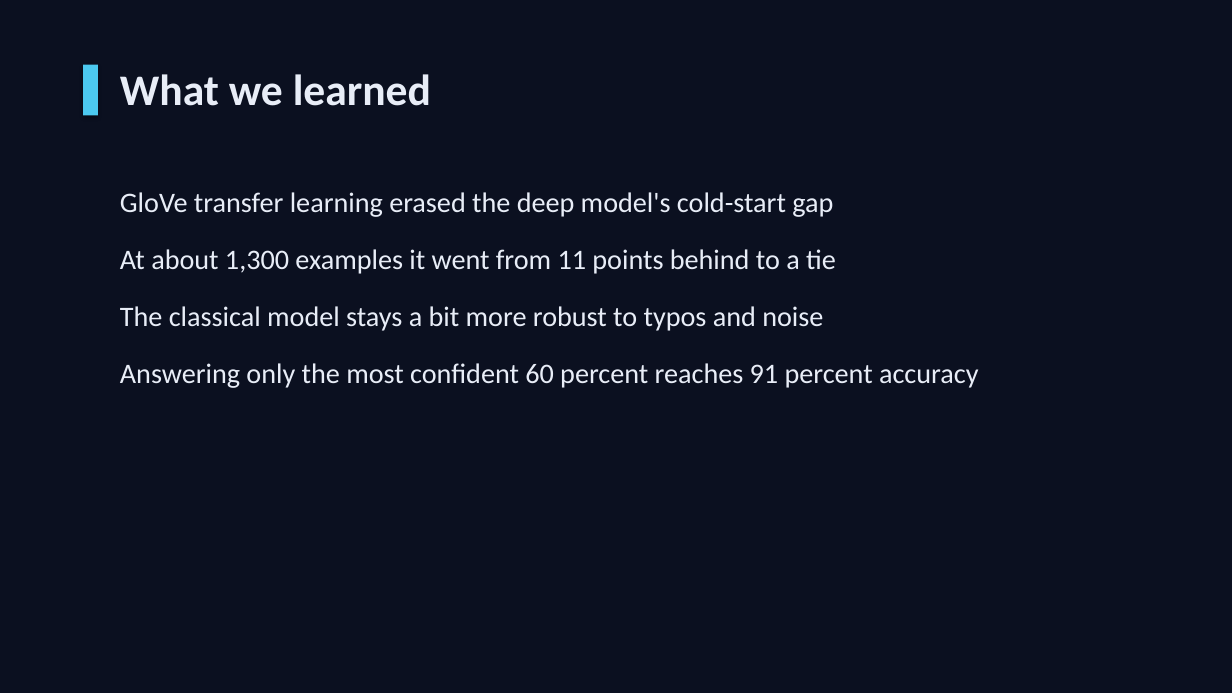
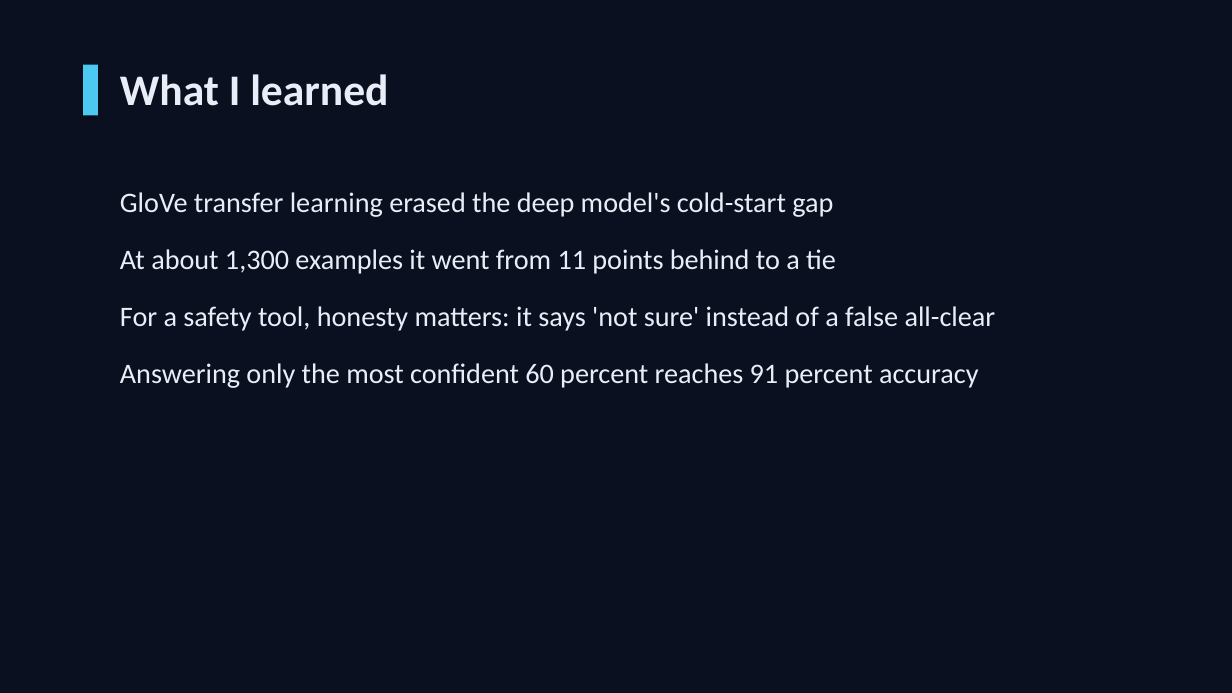
Before and after one commit to hanfuzhao/autotriage-ai, a slide deck: slide 7 of PITCH.pptx. Drawn at 1232x693 pixels with LibreOffice and Linux fonts; fonts in the diff are those of the drawing. Boxes give left, top, right and bottom in pixels: in the first picture for what was removed or moved away, otherwise in the second. Text is boxed around its words. In the diff, an @@ line names an element or a change of style, - is before the commit and + after.

Commit message:
story: reframe as an owner-facing 'is my car dangerous' safety check across app, report, pitch, and deck

```diff
--- a/PITCH.pptx
+++ b/PITCH.pptx
@@ text at (x1=120, y1=74, x2=388, y2=106): text changed @@
-What we learned
+What I learned
@@ text at (x1=120, y1=306, x2=996, y2=331): text changed @@
-The classical model stays a bit more robust to typos and noise
+For a safety tool, honesty matters: it says 'not sure' instead of a false all-clear
```
Also in this commit, not shown: 5 other slides changed, 1 slide added, 1 slide removed, 8 other files.
